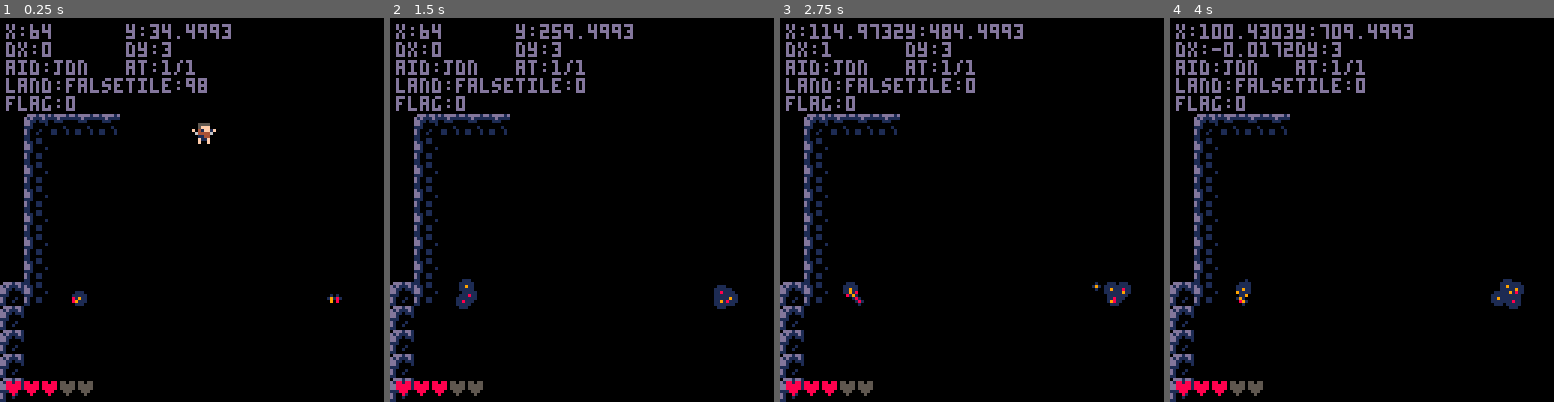
Above: before the commit, frames 1-4 (left to right).
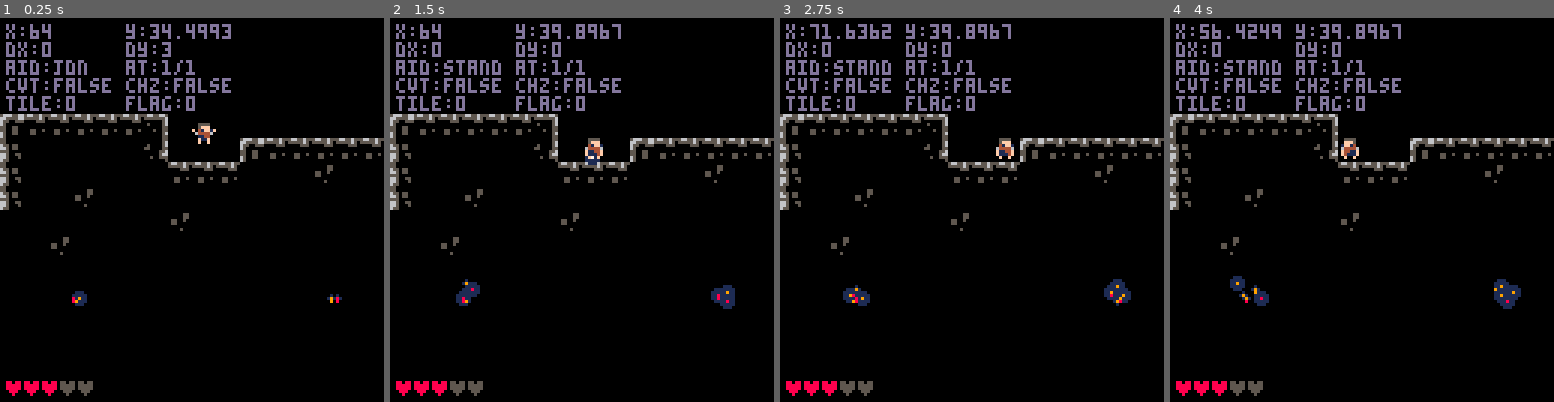
Above: after the commit, the same moments.

Repository: bruno-force/Return-to-Asgard
Game: PICO-8 cartridge game.p8
The game is run twice, just before and just after one commit, with the same random seed, the same clock (stepped at 60 frames per second) and the same inputs.
Inputs:
- Up to frame 1 (0.25 s): no input
- Up to frame 2 (1.5 s): tap X (X key) at 0.33, 1.07 s
- Up to frame 3 (2.75 s): hold Right 1.6-2.1 s; tap X (X key) at 1.85 s; hold Right from 2.47 s (still down)
- Up to frame 4 (4 s): tap X (X key) at 2.97 s; release Right at 3.03 s; hold Left 3.08-3.58 s

The runs differ from the first frame. In frame 1, 7.3% of the frame differs, in the area x 0-100%, y 15-100%; in frame 2, 8.5%; in frame 3, 9.0%; in frame 4, 9.5%, in the area x 0-100%, y 1-100%.

Commit message:
chore: imporving collision

Diff:
--- a/game.p8
+++ b/game.p8
@@ -41,7 +41,8 @@
   console:log('dy',p.dy)
   console:log('aid',p.animation.i)
   console:log('at',ceil(p.animation.t/p.animation.fs)..'/'..#p.animation.s)
-  console:log('land',tostr(p.landed))
+  console:log('cvt',tostr(collision:mapv(p)))
+  console:log('chz',tostr(collision:maph(p)))
   console:log('tile',mget(p.x/8,p.y/8))
   console:log('flag',fget(mget(p.x/8,p.y/8)))
 end
@@ -111,27 +112,19 @@
 
 
 __gff__
-0000000000000000000000000000000000000000000000000000000000000000000000000000000000000000000000000000000000000000000000000000000001010000000000000000000000000000000000000000000000000000000000000000000000000000000000000000000000000000000000000000000000000000
+0000000000000000000000000000000000000000000000000000000000000000000000000000000000000000000000000000000000000000000000000000000001010301030000000000000000000000000003010300000000000000000000000000030103000000000000000000000000000000000000000000000000000000
 0000000000000000000000000000000000000000000000000000000000000000000000000000000000000000000000000000000000000000000000000000000000000000000000000000000000000000000000000000000000000000000000000000000000000000000000000000000000000000000000000000000000000000
 __map__
 0000000000000000000000000000000000000000000000000000000000000000000000000000000000000000000000000000000000000000000000000000000000000000000000000000000000000000000000000000000000000000000000000000000000000000000000000000000000000000000000000000000000000000
 0000000000000000000000000000000000000000000000000000000000000000000000000000000000000000000000000000000000000000000000000000000000000000000000000000000000000000000000000000000000000000000000000000000000000000000000000000000000000000000000000000000000000000
 0000000000000000000000000000000000000000000000000000000000000000000000000000000000000000000000000000000000000000000000000000000000000000000000000000000000000000000000000000000000000000000000000000000000000000000000000000000000000000000000000000000000000000
-0000006262620000620000006200626262620062626262626200000000000000000000000000000000000000000000000000000000000000000000000000000000000000000000000000000000000000000000000000000000000000000000000000000000000000000000000000000000000000000000000000000000000000
-6253414141626262626262626262626262626262626262620000000000000000000000000000000000000000000000000000000000000000000000000000000000000000000000000000000000000000000000000000000000000000000000000000000000000000000000000000000000000000000000000000000000000000
-6242626262626262626262626262626262626262626262620000000000000000000000000000000000000000000000000000000000000000000000000000000000000000000000000000000000000000000000000000000000000000000000000000000000000000000000000000000000000000000000000000000000000000
-6242626262626262626262626262736262626262626262620000000000000000000000000000000000000000000000000000000000000000000000000000000000000000000000000000000000000000000000000000000000000000000000000000000000000000000000000000000000000000000000000000000000000000
-6242626262626262626262626262626262626262626262620000000000000000000000000000000000000000000000000000000000000000000000000000000000000000000000000000000000000000000000000000000000000000000000000000000000000000000000000000000000000000000000000000000000000000
-6242626262626262626262626262626262626262626262620000000000000000000000000000000000000000000000000000000000000000000000000000000000000000000000000000000000000000000000000000000000000000000000000000000000000000000000000000000000000000000000000000000000000000
-6242626262626262626262626262626262626262626262620000000000000000000000000000000000000000000000000000000000000000000000000000000000000000000000000000000000000000000000000000000000000000000000000000000000000000000000000000000000000000000000000000000000000000
-6242626262626262626262626262626262626262626262620000000000000000000000000000000000000000000000000000000000000000000000000000000000000000000000000000000000000000000000000000000000000000000000000000000000000000000000000000000000000000000000000000000000000000
-5342626262626262626262626262626262626262626262620000000000000000000000000000000000000000000000000000000000000000000000000000000000000000000000000000000000000000000000000000000000000000000000000000000000000000000000000000000000000000000000000000000000000000
-5362626262626262626262626262626262626262626262620000000000000000000000000000000000000000000000000000000000000000000000000000000000000000000000000000000000000000000000000000000000000000000000000000000000000000000000000000000000000000000000000000000000000000
-5362626262626262626262626262626262626262626262620000000000000000000000000000000000000000000000000000000000000000000000000000000000000000000000000000000000000000000000000000000000000000000000000000000000000000000000000000000000000000000000000000000000000000
-5362626262626262626262626262626262626262626262620000000000000000000000000000000000000000000000000000000000000000000000000000000000000000000000000000000000000000000000000000000000000000000000000000000000000000000000000000000000000000000000000000000000000000
-5362626262626262626262626262626262626262626262620000000000000000000000000000000000000000000000000000000000000000000000000000000000000000000000000000000000000000000000000000000000000000000000000000000000000000000000000000000000000000000000000000000000000000
-0000004700000000000000000044000000000000000000000000000000000000000000000000000000000000000000000000000000000000000000000000000000000000000000000000000000000000000000000000000000000000000000000000000000000000000000000000000000000000000000000000000000000000
-0044000000000000000044000000000000000000000000000000000000000000000000000000000000000000000000000000000000000000000000000000000000000000000000000000000000000000000000000000000000000000000000000000000000000000000000000000000000000000000000000000000000000000
+0000000000000000000000000000000000000000000000000000000000000000000000000000000000000000000000000000000000000000000000000000000000000000000000000000000000000000000000000000000000000000000000000000000000000000000000000000000000000000000000000000000000000000
+4243434343434400000000000000000000000000000000000000000000000000000000000000000000000000000000000000000000000000000000000000000000000000000000000000000000000000000000000000000000000000000000000000000000000000000000000000000000000000000000000000000000000000
+5200000000005400000042434343434343434344000000000000000000000000000000000000000000000000000000000000000000000000000000000000000000000000000000000000000000000000000000000000000000000000000000000000000000000000000000000000000000000000000000000000000000000000
+5200000000000043434300000053000000000054000000000000000000000000000000000000000000000000000000000000000000000000000000000000000000000000000000000000000000000000000000000000000000000000000000000000000000000000000000000000000000000000000000000000000000000000
+5200005300000000000000000000000000000054000000000000000000000000000000000000000000000000000000000000000000000000000000000000000000000000000000000000000000000000000000000000000000000000000000000000000000000000000000000000000000000000000000000000000000000000
+0000000000000053000000000000000053530000434343430000000000000000000000000000000000000000000000000000000000000000000000000000000000000000000000000000000000000000000000000000000000000000000000000000000000000000000000000000000000000000000000000000000000000000
+0000530000000000000000000000000000000000000000000000000000000000000000000000000000000000000000000000000000000000000000000000000000000000000000000000000000000000000000000000000000000000000000000000000000000000000000000000000000000000000000000000000000000000
 
 
 
--- a/lib/body.lua
+++ b/lib/body.lua
@@ -50,9 +50,12 @@
   self.dx=mid(-mdx,self.dx*f,mdx)
   self.dy=mid(-mdy,self.dy+g,mdy)
   --Check Collition
-  if collision:map(self) then
+  self.landed=collision:mapv(self)
+  if collision:mapv(self) then
     self.dy=0
-    self.landed=true
+  end
+  if collision:maph(self) then
+    self.dx=0
   end
   --Update Coordinates
   self.x+=self.dx
--- a/lib/collisions.lua
+++ b/lib/collisions.lua
@@ -1,10 +1,37 @@
 collision={}
 
-function collision:map(b)
-  return self:collide(b,0)
+function collision:mapv(b)
+  local w,h,x,y=8,8,b.x+b.dx,b.y+b.dy
+  return any_collide({
+    {x,y+h},
+    {x+w,y+h}
+  },0)
 end
 
-function collision:collide(b,f)
-  local nbx,nby=b.x+b.dx,b.y+b.dy
-  return fget(mget(nbx/8,nby/8),f) or fget(mget((nbx+8)/8,(nby+8)/8),f)
+function collision:maph(b)
+  local w,h,x,y=8,8,b.x+b.dx,b.y+b.dy
+  return any_collide({
+    {x,y},
+    {x+w,y},
+    {x,y+h},
+    {x+w,y+h}
+  },1)
 end
+
+function all_collide(p,f)
+  for co in all(p) do
+    if not collide(co[1],co[2],f) then return false end
+  end
+  return true
+end
+
+function any_collide(p,f)
+  for co in all(p) do
+    if collide(co[1],co[2],f) then return true end
+  end
+  return false
+end
+
+function collide(x,y,f)
+  return fget(mget(x/8,y/8),f)
+end
--- a/lib/player.lua
+++ b/lib/player.lua
@@ -26,8 +26,12 @@
   local la=self.a
   self.a=getaction()
 
-  if((la=='walk' or la=='stand') and self.a=='jup') sfx(0)
-  if(la=='jdn' and (self.a=='stand' or self.a=='walk')) sfx(1)
+  if((la=='walk' or la=='stand') and self.a=='jup') sfx(0) -- jump
+  if(la=='jdn' and (self.a=='stand' or self.a=='walk')) then --land
+    emmiters:new_dust(self.x+4,self.y+8)
+    emmiters:new_dust(self.x+4,self.y+8)
+    sfx(1)
+  end
 
   animate(self.a)
 end
Not shown, changed: 24 lines of the sprite sheet (__gfx__) section of game.p8
